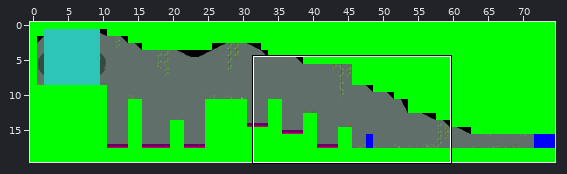
One commit to this Tiled map: Levels/FactoryEntryChallenge/level.tmx. The first picture is a wide view before the edit; the outline marks the close-up.
Close-up. As it was:
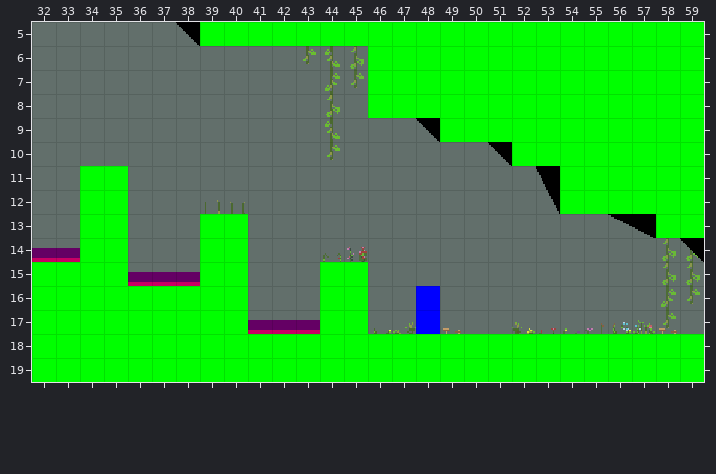
Cells are 16x16 px. Shown: x 32..59, y 5..19. The commit also changed other parts of the map, which this record leaves out.
The same view after the edit:
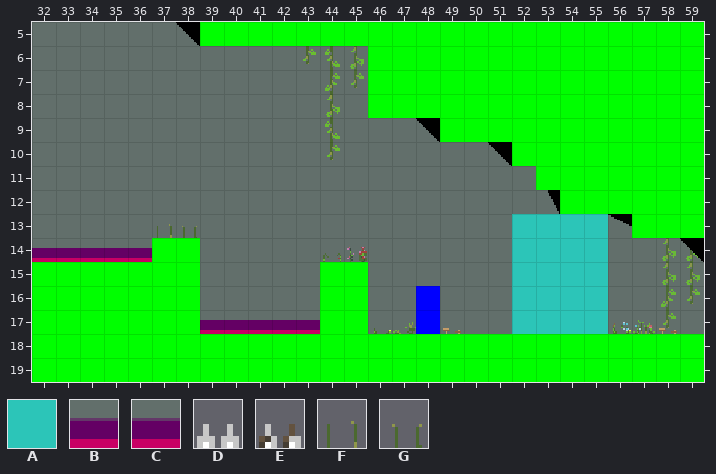
Key: from "industry_tileset_white": A 453, B 1124, C 1125, D 1155, E 1158; from "plants": F 1, G 2.
_ is an empty cell, # one hidden under a higher layer.
See-through tiles are keyed as they look on the map.
Diff:
Layer "Foreground/foreground":
y 11..12: x 34..35 ## -> __
y 13: x 34..35 ## -> __; x 39..40 ## -> __
y 14: x 34..36 ##_ -> DDE; x 39..40 ## -> __
y 15: x 36..40 DDD## -> ###__
y 16: x 39..40 ## -> __
y 17: x 39..40 ## -> DD
Layer "Foreground/foreground1":
y 11: x 34..35 ## -> __
y 12: x 39..40 FG -> __
y 13: x 37..40 __## -> FG__
y 15..16: x 40 # -> _
Layer "Foreground/foreground2":
y 11: x 35 # -> _
y 13: x 39 # -> _
y 15: x 40 # -> _
Layer "Entities/dialog":
y 13..17: x 52..55 ____ -> AAAA
Layer "Entities/hitable_colliders":
y 14: x 34..36 ___ -> BBB
y 15: x 36..38 BBB -> ___
y 17: x 39..40 __ -> BB
Layer "Entities/death_colliders":
y 14: x 34..36 ___ -> CCC
y 15: x 36..38 CCC -> ___
y 17: x 39..40 __ -> CC
Layer "Entities/collisions":
y 11: x 34..35 AA -> __; x 53 _ -> A
y 12: x 34..35 AA -> __
y 13: x 34..35 AA -> __; x 39..40 AA -> __; x 57 _ -> A
y 14: x 34..35 AA -> __; x 37..40 __AA -> AA__
y 15: x 36..40 ___AA -> AAA__
y 16..17: x 39..40 AA -> __
Changed places in both close-ups, as pixel boxes (x1, y1, x2, y2):
changed: (80, 166, 248, 334)
added: (536, 166, 560, 190)
added: (512, 214, 608, 334)
added: (632, 214, 656, 238)
